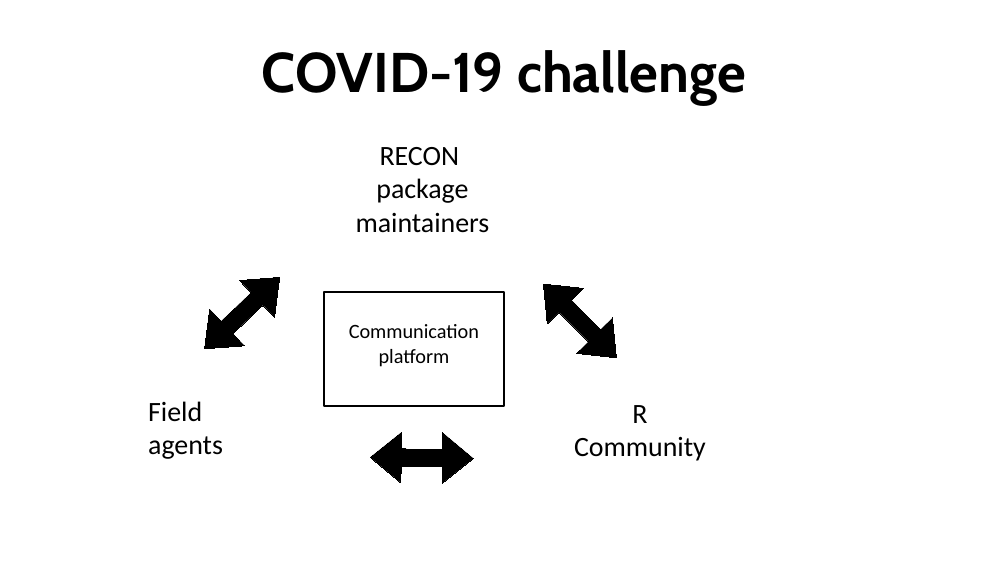
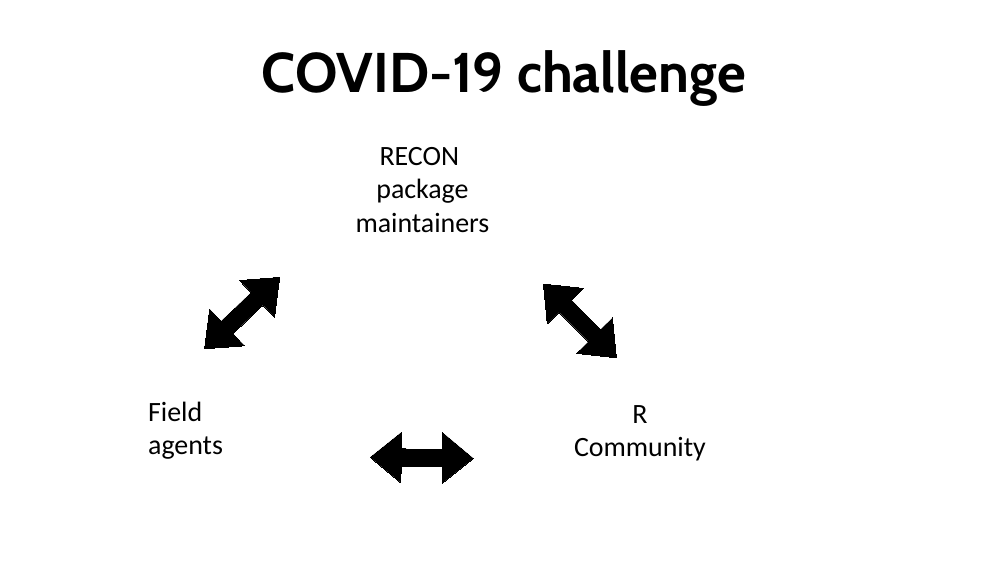
Before and after one commit to matthieugold/covid-19-challenge, a slide deck: slide 10 of docs/dscc_presentation/dscc_presentation.odp (slide 11 before the commit). Drawn at 1008x567 pixels with LibreOffice and Linux fonts; fonts in the diff are those of the drawing. Boxes give left, top, right and bottom in pixels: in the first picture for what was removed or moved away, otherwise in the second. Text is boxed around its words. In the diff, an @@ line names an element or a change of style, - is before the commit and + after.

```diff
--- a/docs/dscc_presentation/dscc_presentation.odp
+++ b/docs/dscc_presentation/dscc_presentation.odp
@@ rectangle removed at box(324, 293, 504, 407) @@
@@ text removed at box(349, 324, 479, 367) @@
-Communication platform
```
Also in this commit, not shown: 1 slide removed, 1 other file.
